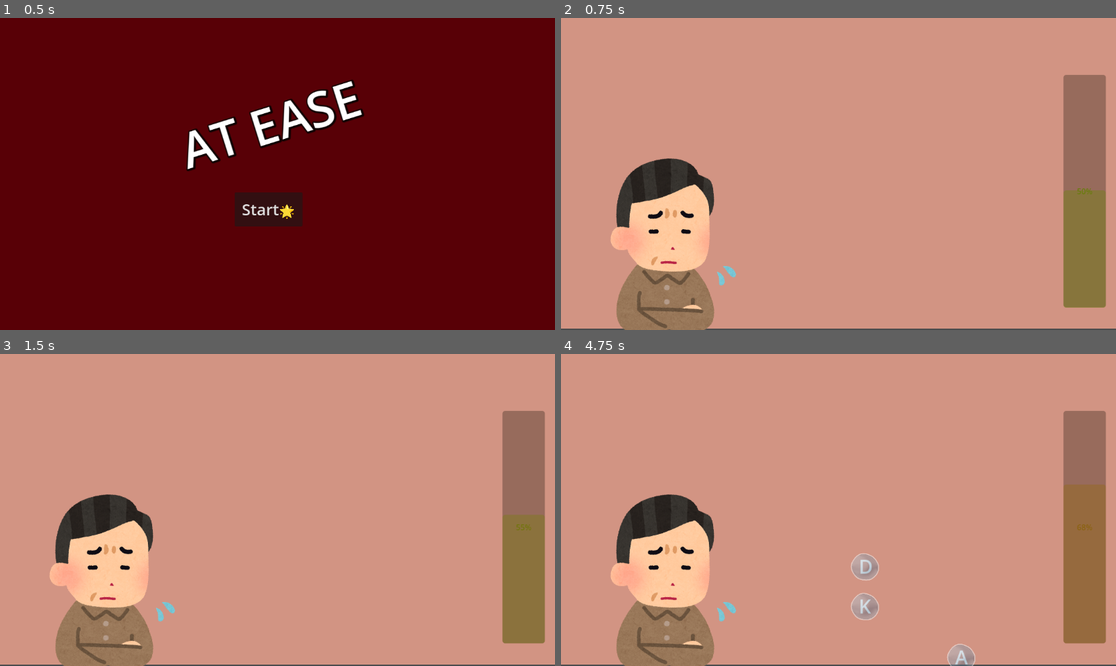
Above: before the commit, frames 1-4 (two rows, left to right).
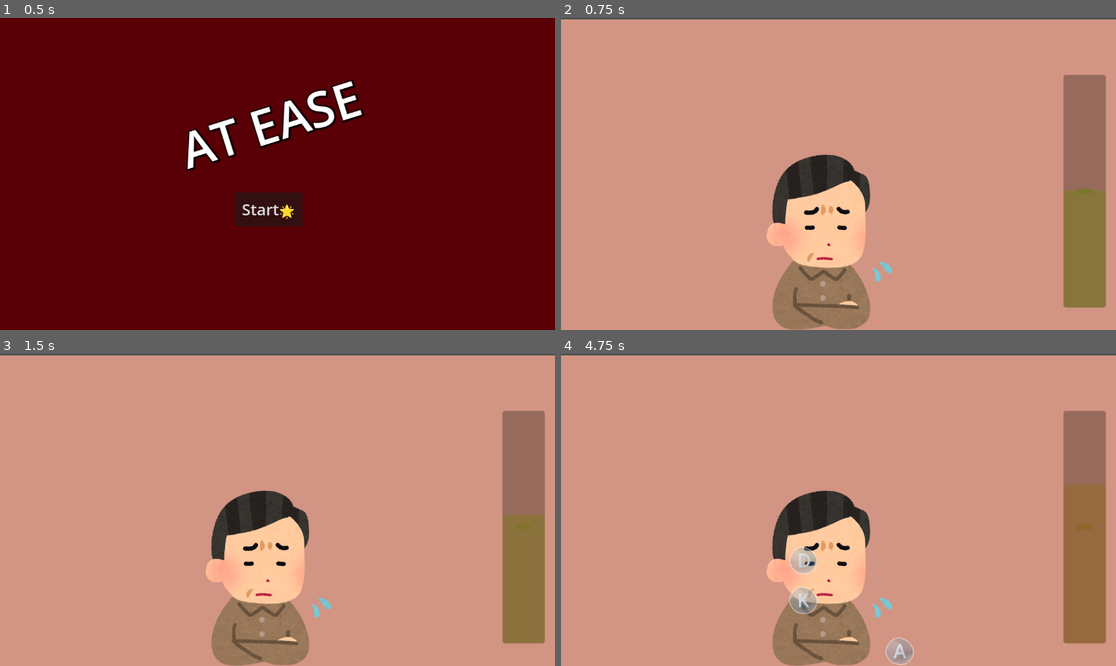
Above: after the commit, the same moments.

Repository: eliasescalante/atEase
Game: Godot game, scene res://scenes/main.tscn
The game is run twice, just before and just after one commit, with the same random seed, the same clock (stepped at 60 frames per second) and the same inputs.
Inputs:
- Up to frame 1 (0.5 s): no input
- Up to frame 2 (0.75 s): click "Start🌟" at 0.5 s
- Up to frame 3 (1.5 s): tap Enter at 1.25 s
- Up to frame 4 (4.75 s): tap Space at 2 s

Frame 1 is identical in both runs. In frame 2, 18% of the frame differs, in the area x 0-100%, y 0-100%; in frame 3, 18%; in frame 4, 19%.

Commit message:
correction - position of player in scene

Diff:
--- a/scenes/level_1.tscn
+++ b/scenes/level_1.tscn
@@ -9,15 +9,16 @@
 color_bad = Color(0.827464, 0.220709, 0.0999075, 1)
 
 [node name="fondo" type="ColorRect" parent="."]
+offset_top = 3.0
 offset_right = 1158.0
-offset_bottom = 645.0
+offset_bottom = 648.0
 color = Color(0.823932, 0.579755, 0.513106, 1)
 
 [node name="Player" parent="." instance=ExtResource("1_014kd")]
-position = Vector2(227, 478)
+position = Vector2(551, 470)
 
 [node name="BubblesContainer" type="Node2D" parent="."]
-position = Vector2(491, 252)
+position = Vector2(39, 247)
 
 [node name="RespirationBar" type="ProgressBar" parent="."]
 offset_left = 1043.0
